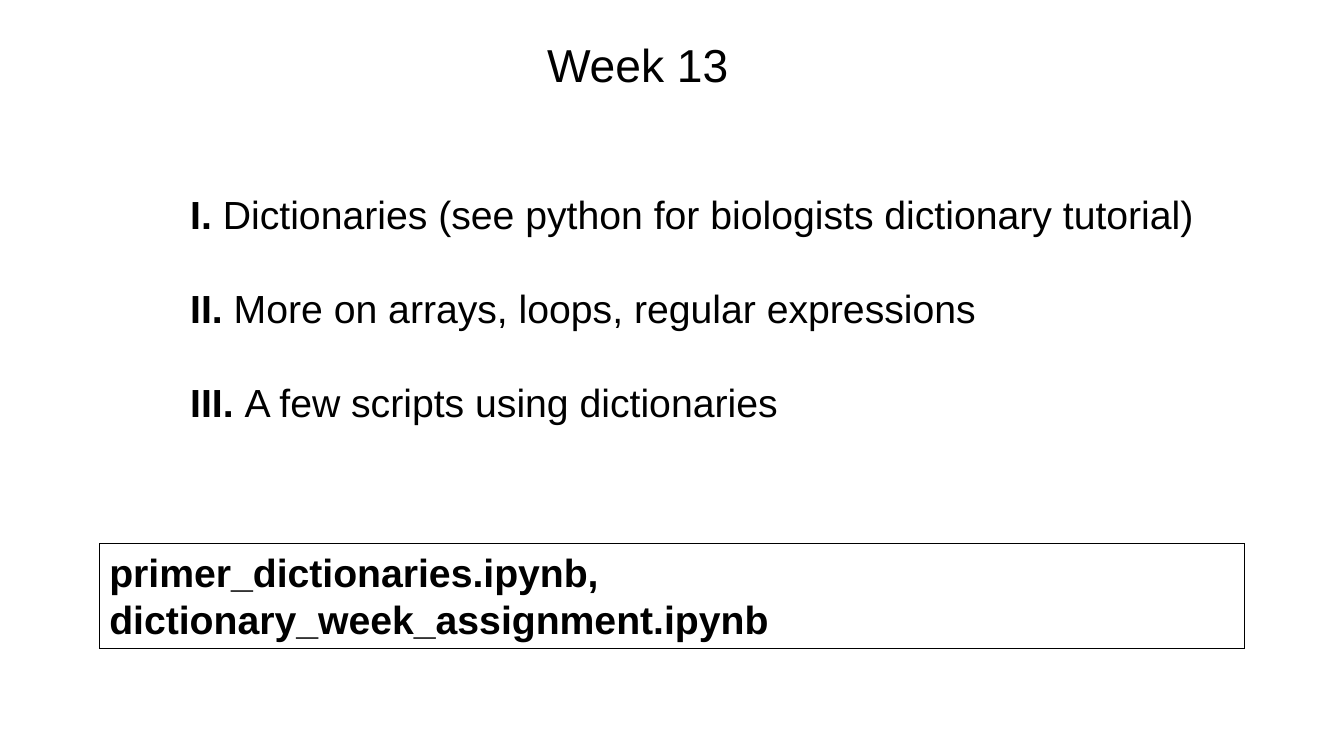
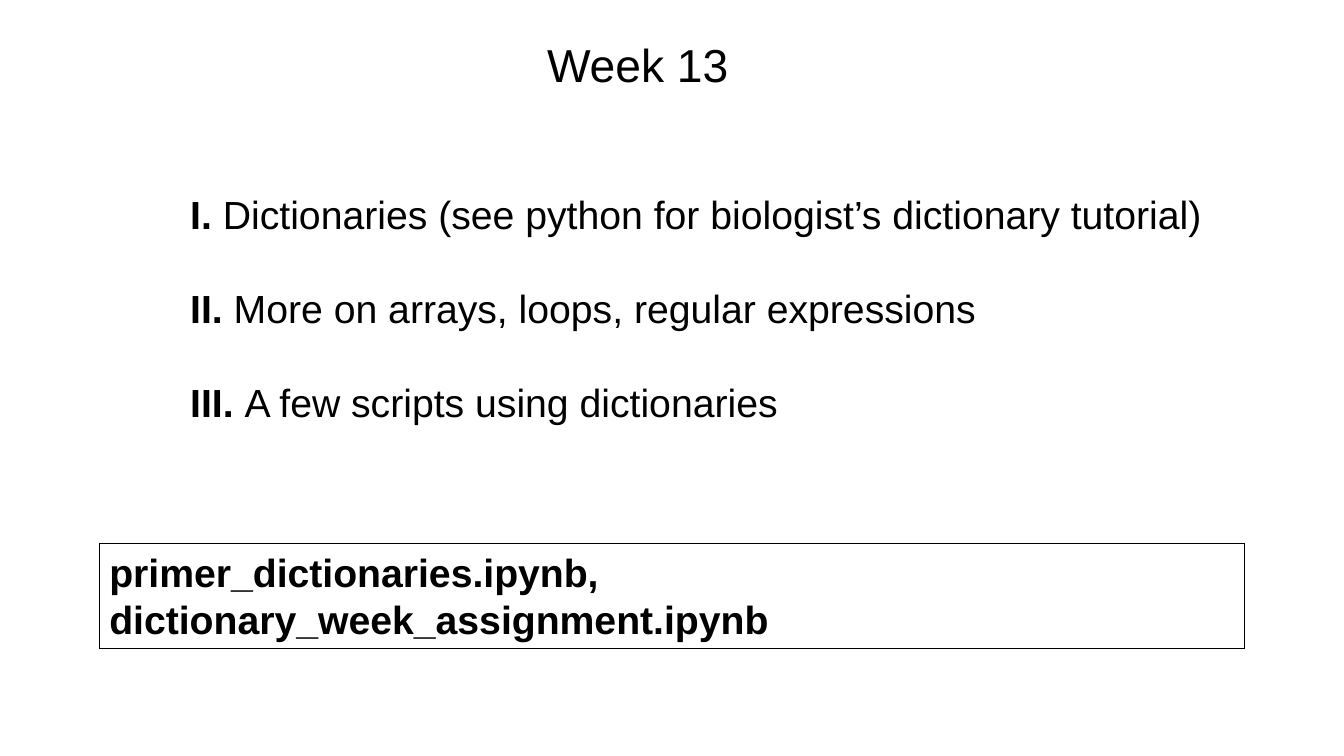
Before and after one commit to tparchman/F25_BIOL792, a slide deck: slide 1 of week13_python_dictionaries/dictionary_week_python6.pptx. Drawn at 1344x756 pixels with LibreOffice and Linux fonts; fonts in the diff are those of the drawing. Boxes give left, top, right and bottom in pixels: in the first picture for what was removed or moved away, otherwise in the second. Text is boxed around its words. In the diff, an @@ line names an element or a change of style, - is before the commit and + after.

```diff
--- a/week13_python_dictionaries/dictionary_week_python6.pptx
+++ b/week13_python_dictionaries/dictionary_week_python6.pptx
@@ text at [190,200,1202,237]: text changed @@
-I. Dictionaries (see python for biologists dictionary tutorial)
+I. Dictionaries (see python for biologist’s dictionary tutorial)
```
Also in this commit, not shown: 4 other files.
